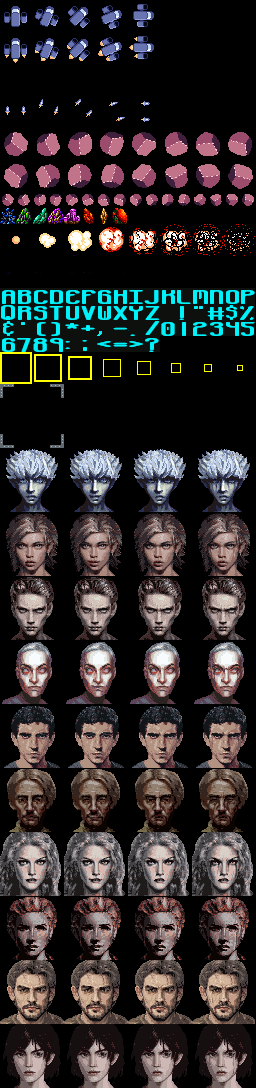
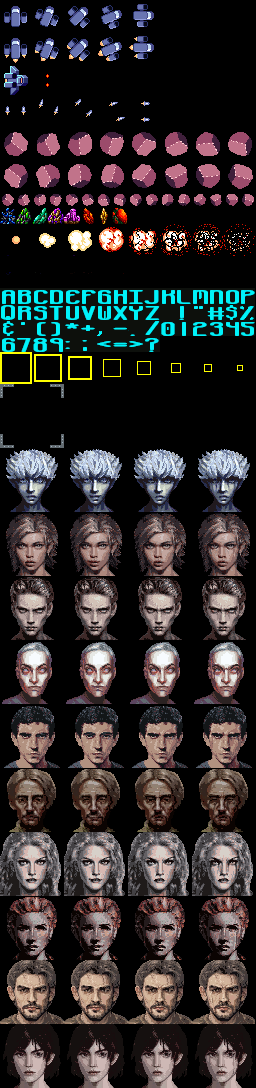
Revision of a layered 256px x 1088px image; what changed, layer by layer:
painted on "Background" over left=4, top=66, right=49, bottom=95
